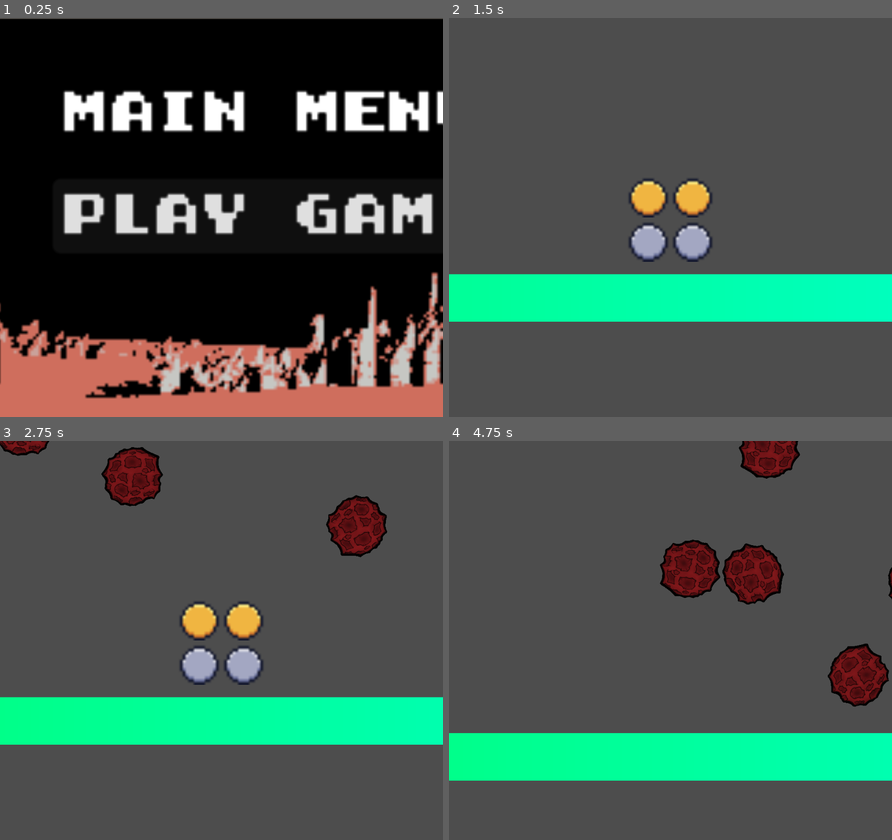
Above: before the commit, frames 1-4 (two rows, left to right).
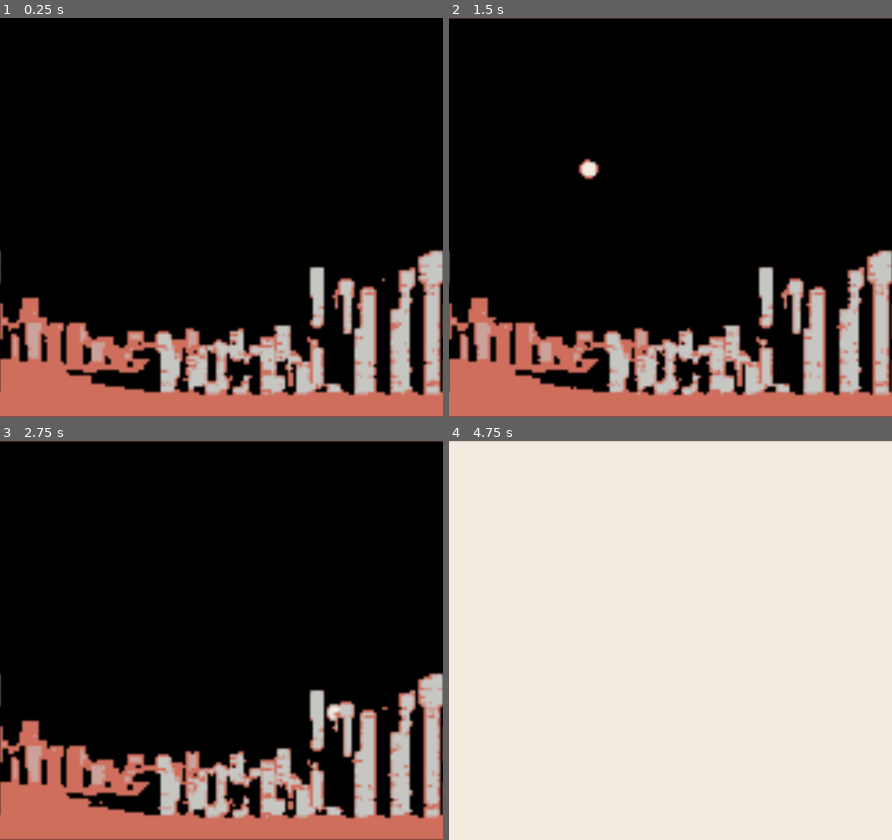
Above: after the commit, the same moments.

Repository: Arsen-PhylJoy/GBJam-11-BCPSW
Game: Godot game, scene res://game/the_game.tscn
Same seed, same stepped clock (60 frames per second), same inputs: the game is played once before the commit and once after it.
Inputs (mouse positions are in pixels of both pictures, inside the frame that each line leads up to):
- Up to frame 1 (0.25 s): no input
- Up to frame 2 (1.5 s): click (723, 217) at 0.5 s, where only the run before the commit has a clickable "PLAY GAME"; tap Enter at 1.25 s; hold Right (dpad_right) from 1.28 s (still down)
- Up to frame 3 (2.75 s): release Right (dpad_right) at 2.03 s; hold Left (dpad_left) from 2.03 s (still down)
- Up to frame 4 (4.75 s): release Left (dpad_left) at 2.78 s; hold Right (dpad_right) 2.78-4.28 s; hold Left (dpad_left) from 4.28 s (still down)

The runs differ from the first frame. In frame 1, 24% of the frame differs, in the area x 0-100%, y 0-100%; in frame 2, 100%; in frame 3, 99%; in frame 4, 100%.

Commit message:
prompt intro scene

Diff:
--- a/Menu_System/Scenes/intro_scene.tscn
+++ b/Menu_System/Scenes/intro_scene.tscn
@@ -22,7 +22,6 @@
 texture = ExtResource("2_foxay")
 hframes = 8
 vframes = 8
-frame = 63
 
 [node name="game_logo_sprite" type="Sprite2D" parent="."]
 modulate = Color(1, 1, 1, 0)
--- a/Menu_System/Scripts/intro_scene.gd
+++ b/Menu_System/Scripts/intro_scene.gd
@@ -3,9 +3,14 @@
 
 # Called when the node enters the scene tree for the first time.
 func _ready():
-	$intro_scene_animation.play("title_animation")
+	var anim = $intro_scene_animation
+	anim.play("title_animation")
+	anim.connect("animation_finished", self._on_intro_scene_ended)
 
 
 # Called every frame. 'delta' is the elapsed time since the previous frame.
 func _process(_delta):
 	pass
+
+func _on_intro_scene_ended(message):
+	print("Scene ended")
--- a/game/the_game.tscn
+++ b/game/the_game.tscn
@@ -1,12 +1,7 @@
-[gd_scene load_steps=4 format=3 uid="uid://btm6156s3b7bb"]
+[gd_scene load_steps=3 format=3 uid="uid://btm6156s3b7bb"]
 
 [ext_resource type="PackedScene" uid="uid://b1ue4b71tf3un" path="res://scenes/main.tscn" id="1_xb8j2"]
-[ext_resource type="PackedScene" uid="uid://updxlsecf8xr" path="res://Menu_System/Scenes/main_menu.tscn" id="2_78sh5"]
-[ext_resource type="PackedScene" uid="uid://duivdh4a5que7" path="res://game/levels/level_1_alpha_test.tscn" id="3_v7cej"]
+[ext_resource type="PackedScene" uid="uid://c1n0exhontfwp" path="res://Menu_System/Scenes/intro_scene.tscn" id="2_qbyxx"]
 
 [node name="the_game" instance=ExtResource("1_xb8j2")]
-
-[node name="Main Menu" parent="." index="0" instance=ExtResource("2_78sh5")]
-start_level = ExtResource("3_v7cej")
-
-[connection signal="game_started" from="Main Menu" to="." method="_on_main_menu_game_started"]
+intro_scene = ExtResource("2_qbyxx")
--- a/scripts/main.gd
+++ b/scripts/main.gd
@@ -1,11 +1,12 @@
 extends Node
-
+@export var intro_scene: PackedScene
+@export var main_scene: PackedScene
 
 # Called when the node enters the scene tree for the first time.
 func _ready() -> void:
-		get_tree().root.size = Vector2(1000,900)
-		get_tree().root.position = Vector2(100,100)
-
+	get_tree().root.size = Vector2(1000,900)
+	get_tree().root.position = Vector2(100,100)
+	load_scene(intro_scene)
 
 # Called every frame. 'delta' is the elapsed time since the previous frame.
 func _process(delta: float) -> void:
@@ -19,8 +20,6 @@
 	remove_scene(node_path)
 	get_node(node_path).queue_free()
 
-
-
 func _on_main_menu_game_started(level) -> void:
 	remove_child($"Main Menu")
 	load_scene(level)
